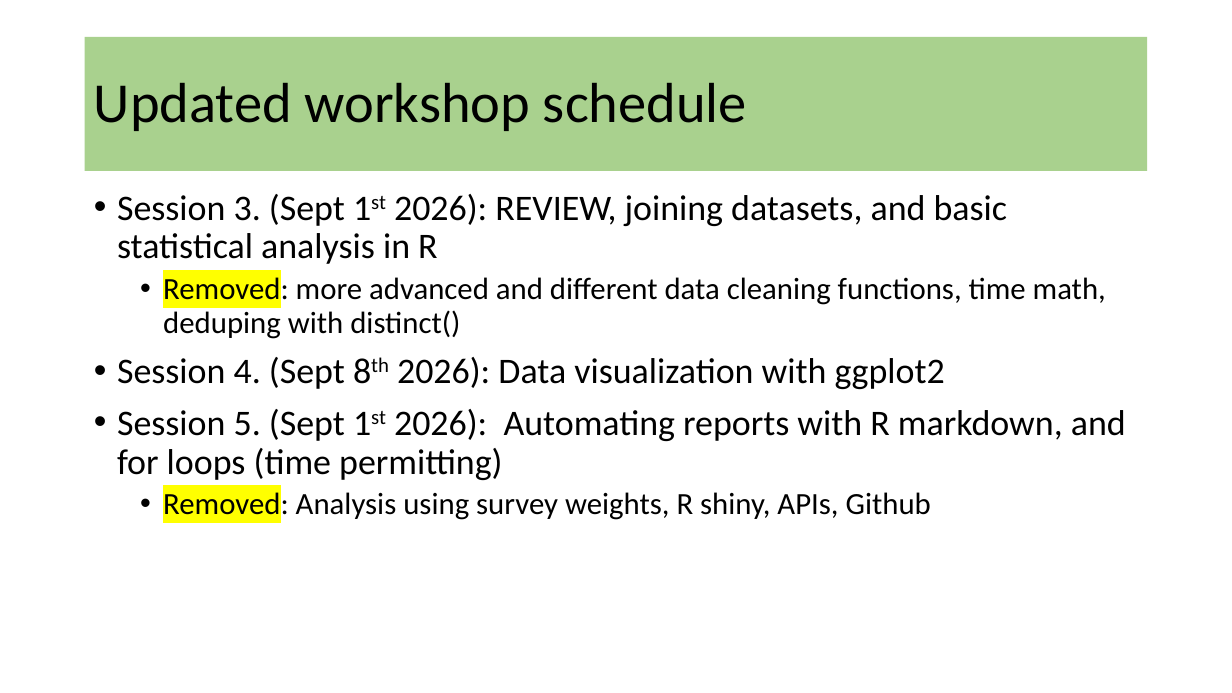
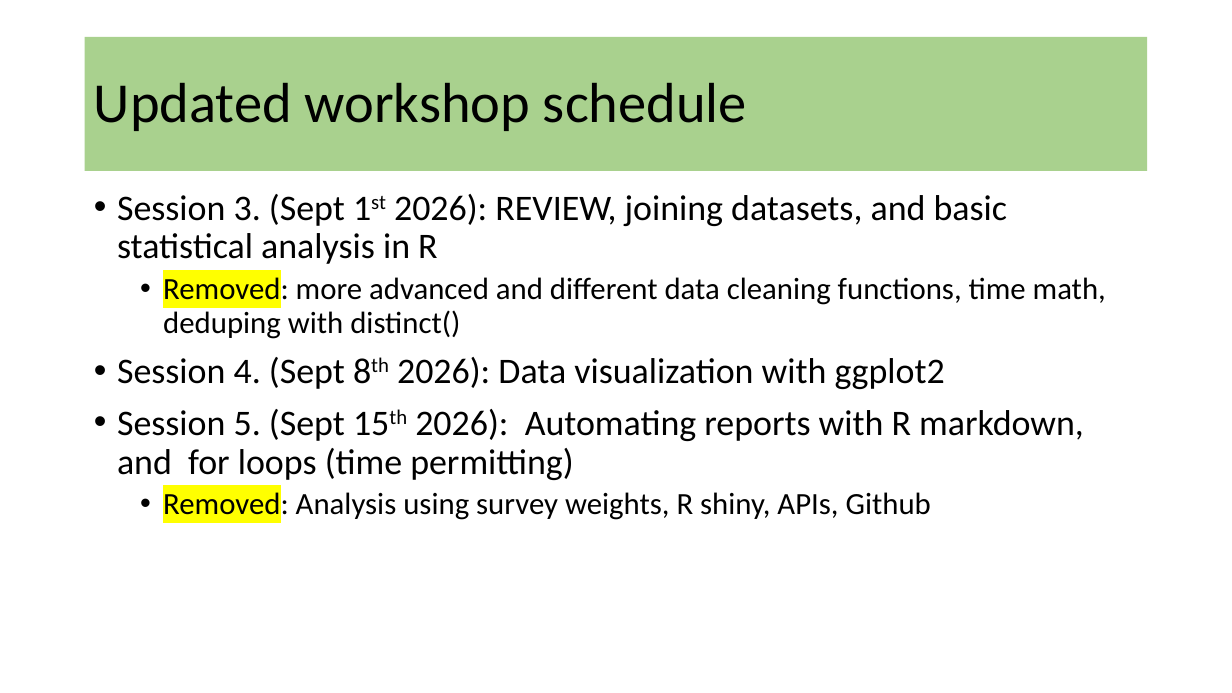
Before and after one commit to SamSwift505/NMDOH_R_WORKSHOPS_26, a slide deck: slide 3 of Week_3/Workshop_3.pptx. Drawn at 1232x693 pixels with LibreOffice and Linux fonts; fonts in the diff are those of the drawing. Boxes give left, top, right and bottom in pixels: in the first picture for what was removed or moved away, otherwise in the second. Text is boxed around its words. In the diff, an @@ line names an element or a change of style, - is before the commit and + after.

```diff
--- a/Week_3/Workshop_3.pptx
+++ b/Week_3/Workshop_3.pptx
@@ text at (117,409,1084,480): text changed @@
-• Session 5. (Sept 1st 2026): Automating reports with R markdown, and for loops (time permitting)
+• Session 5. (Sept 15th 2026): Automating reports with R markdown, and for loops (time permitting)
```
Also in this commit, not shown: 3 other slides changed.
